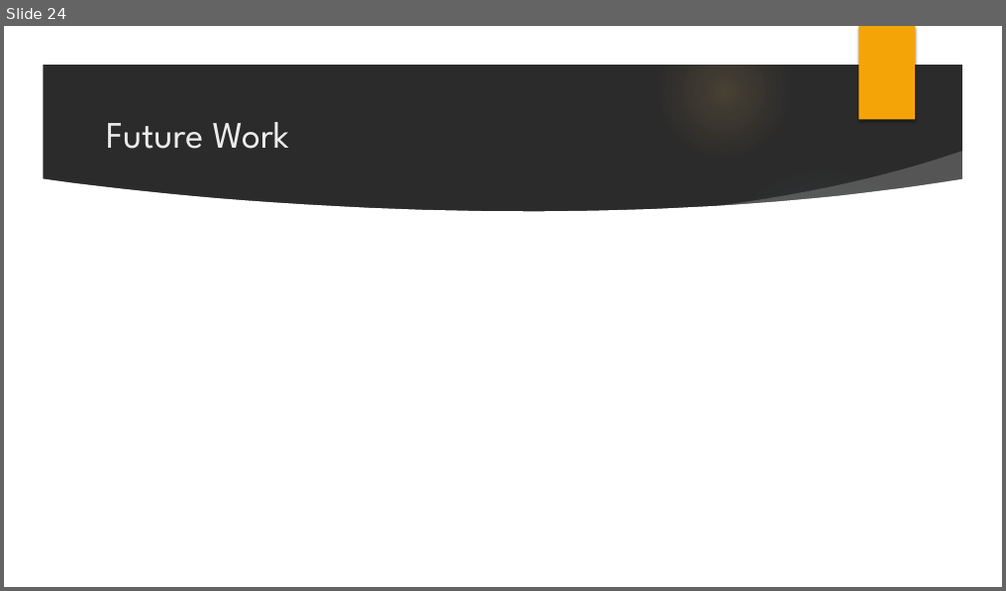
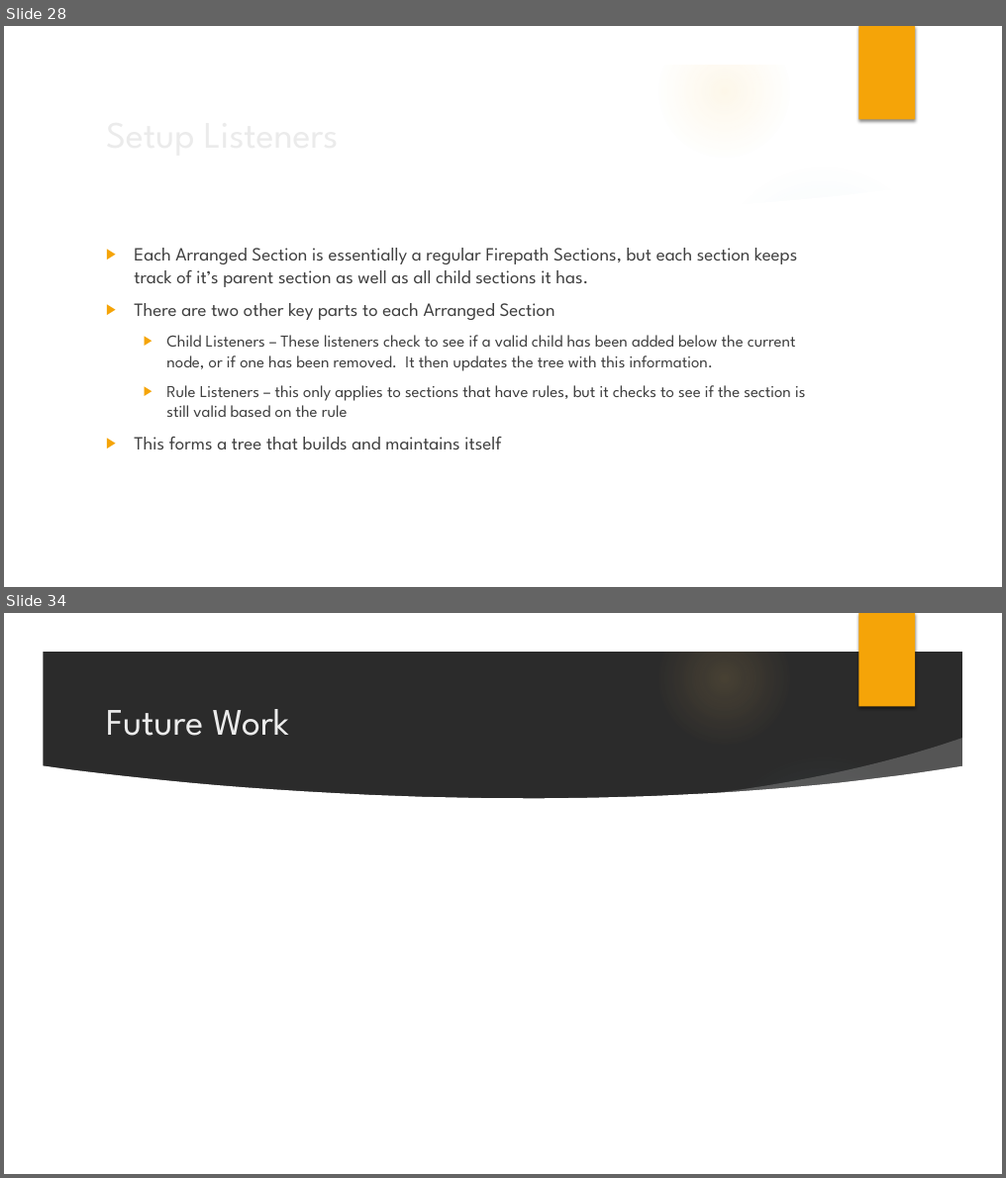
Before and after one commit to jbrelloch/Firepath, a slide deck: FirepathPresentation.pptx. Shown one above the other, each under a label of ours: slide 24 before the commit, slides 28 and 34 after it; the slides between them are not shown. The pictures are 1006x591 and 1006x1178 pixels, drawn with LibreOffice and Linux fonts; fonts in the diff are those of the drawing; background and template pictures are left out; a plain dark background stands for a picture behind light text. Boxes give left, top, right and bottom in pixels: in the first picture for what was removed or moved away, otherwise in the second. Text is boxed around its words. In the diff, an @@ line names an element or a change of style, - is before the commit and + after.

```diff
--- a/FirepathPresentation.pptx
+++ b/FirepathPresentation.pptx
@@ slide 28 added at box(4, 26, 1002, 587), background picture (left out); not listed: 10 template elements that a slide beside it also shows @@
@@ title added at box(98, 104, 816, 164), 36 pt, text #EBEBEB @@
+Setup Listeners
@@ text added at box(134, 248, 805, 450), 16 pt, text #404040 @@
+▶ Each Arranged Section is essentially a regular Firepath Sections, but each section keeps track of it’s parent section as well as all child sections it has.
+▶ There are two other key parts to each Arranged Section
+  ▶ Child Listeners – These listeners check to see if a valid child has been added below the current node, or if one has been removed. It then updates the tree with this information.
+  ▶ Rule Listeners – this only applies to sections that have rules, but it checks to see if the section is still valid based on the rule
+▶ This forms a tree that builds and maintains itself
@@ what was slide 24 is now slide 34 @@
```
Also in this commit, not shown: 10 slides changed, 14 other slides added, 5 slides removed, 14 other files.
